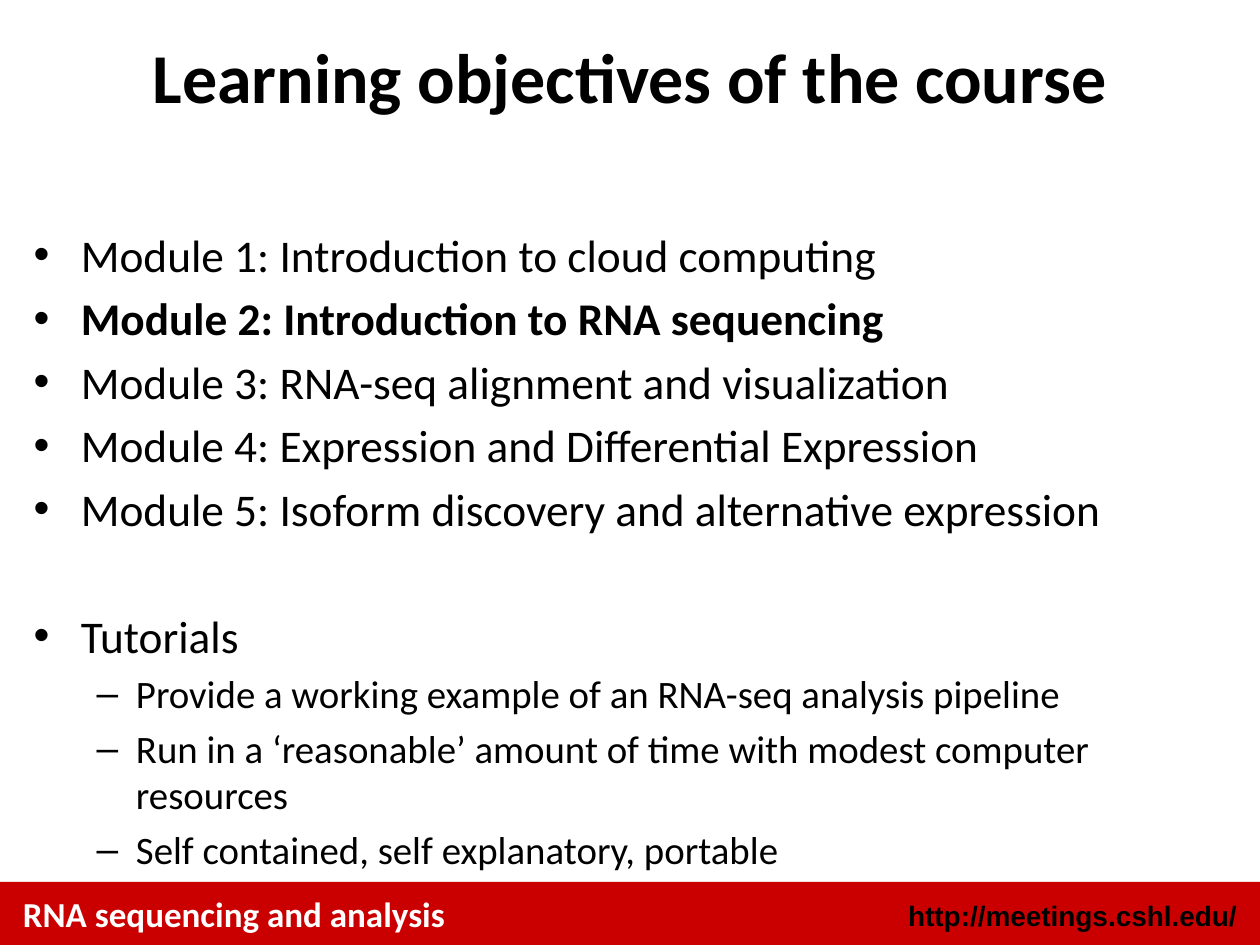
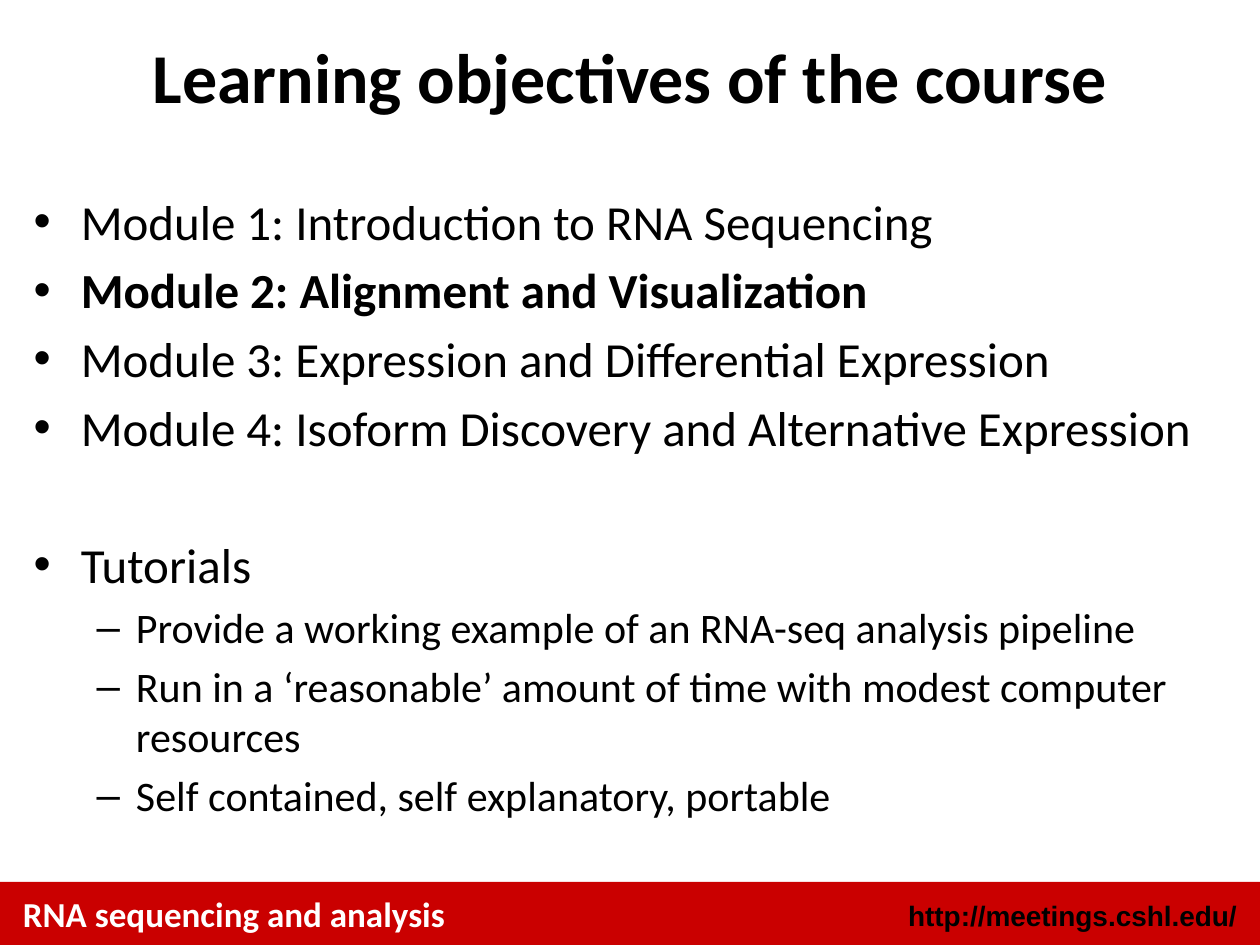
Before and after one commit to griffithlab/rnaseq_tutorial_wiki, a slide deck: slide 3 of LectureFiles/cshl/2015/RNASeq_Module2_Lecture.pptx. Drawn at 1260x945 pixels with LibreOffice and Linux fonts; fonts in the diff are those of the drawing. Boxes give left, top, right and bottom in pixels: in the first picture for what was removed or moved away, otherwise in the second. Text is boxed around its words. In the diff, an @@ line names an element or a change of style, - is before the commit and + after.

Commit message:
Replace the modules with up to date CBW 2015 versions with CSHL 2015 template and module numbers.

```diff
--- a/LectureFiles/cshl/2015/RNASeq_Module2_Lecture.pptx
+++ b/LectureFiles/cshl/2015/RNASeq_Module2_Lecture.pptx
@@ text "Module 1: Introduction to RNA ...": place and size @@
-text "Module 1: Introduction to RNA ..." at [81, 240, 1100, 871]
+text "Module 1: Introduction to RNA ..." at [81, 206, 1191, 818]
@@ text at [81, 206, 1191, 454]: text changed; size 25.9 to 28 pt @@
-• Module 1: Introduction to cloud computing
-• Module 2: Introduction to RNA sequencing
-• Module 3: RNA-seq alignment and visualization
-• Module 4: Expression and Differential Expression
-• Module 5: Isoform discovery and alternative expression
+• Module 1: Introduction to RNA Sequencing
+• Module 2: Alignment and Visualization
+• Module 3: Expression and Differential Expression
+• Module 4: Isoform Discovery and Alternative Expression
@@ text at [81, 549, 1166, 818]: size 25.9 to 28 pt in "Tutorials"; size 22.2 to 24 pt in "Provide a working example of an RNA-seq ...", "Run in a ‘reasonable’ amount of time ...", "Self contained, self explanatory, portable" @@
```
Also in this commit, not shown: 2 other slides changed, 33 slides added, 23 slides removed, 13 other files.
